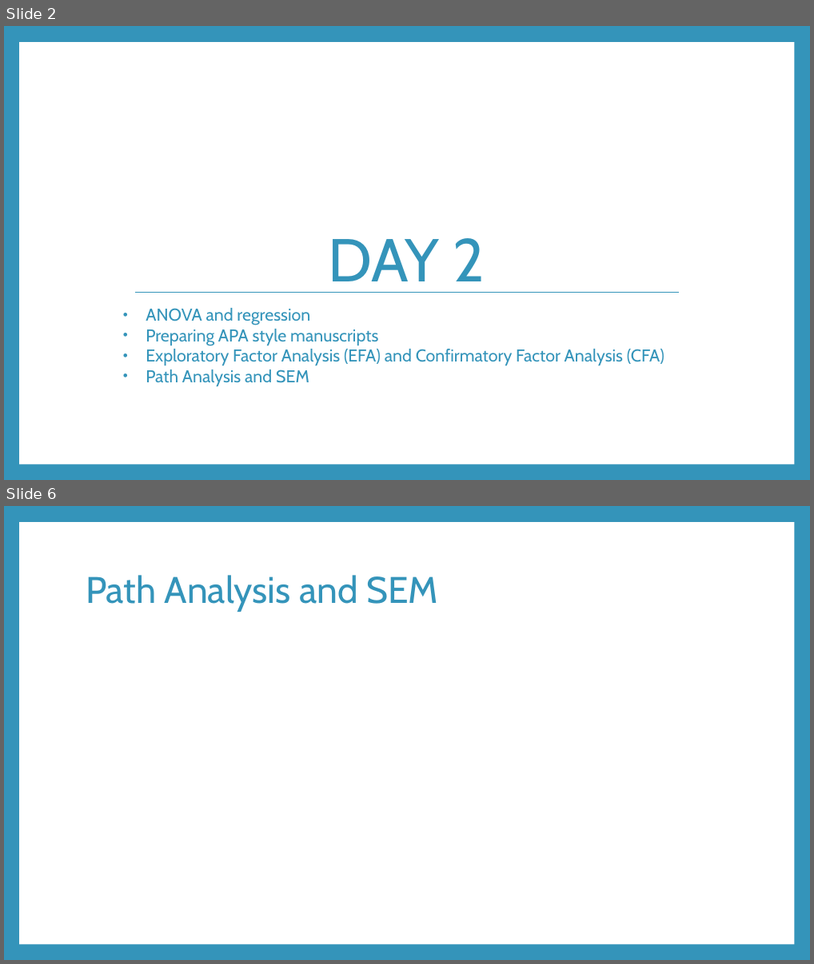
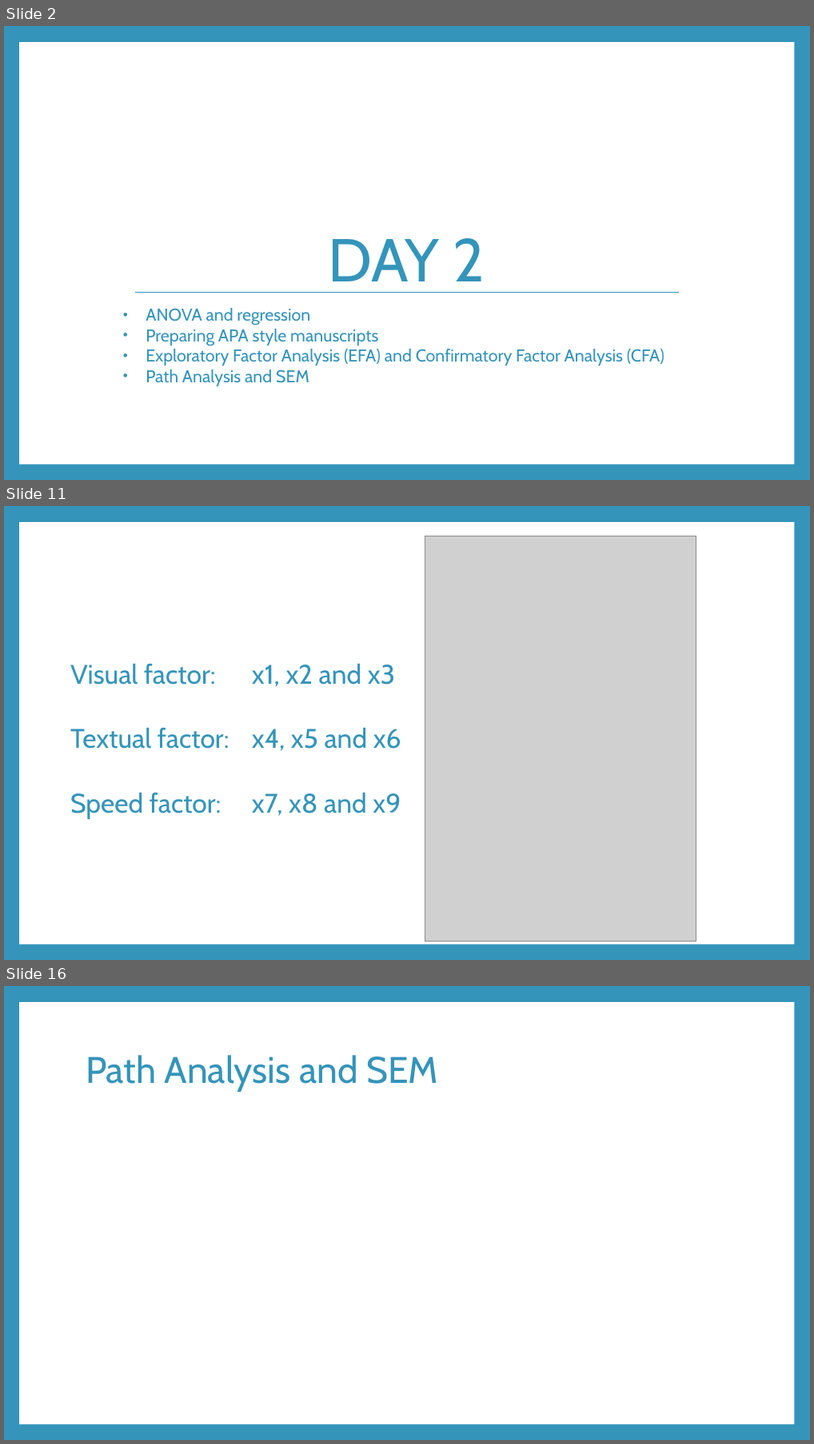
Before and after one commit to RandiLGarcia/smith-r-workshop, a slide deck: docs/Day 2 Slides.pptx. Shown one above the other, each under a label of ours: slides 2 and 6 before the commit, slides 2, 11 and 16 after it; the slides between them are not shown. The pictures are 814x964 and 814x1444 pixels, drawn with LibreOffice and Linux fonts; fonts in the diff are those of the drawing; grey boxes stand for pictures. Boxes give left, top, right and bottom in pixels: in the first picture for what was removed or moved away, otherwise in the second. Text is boxed around its words. In the diff, an @@ line names an element or a change of style, - is before the commit and + after.

```diff
--- a/docs/Day 2 Slides.pptx
+++ b/docs/Day 2 Slides.pptx
@@ slide 11 added at [4, 506, 810, 960], background #3494BA; not listed: 1 template element that a slide beside it also shows @@
@@ picture added at [426, 536, 697, 941] @@
@@ text added at [70, 663, 402, 819], 32 pt, text #3494BA @@
+Visual factor: x1, x2 and x3
+Textual factor: x4, x5 and x6
+Speed factor: x7, x8 and x9
@@ what was slide 6 is now slide 16 @@
```
Also in this commit, not shown: 3 slides changed, 10 other slides added, 9 other files.
